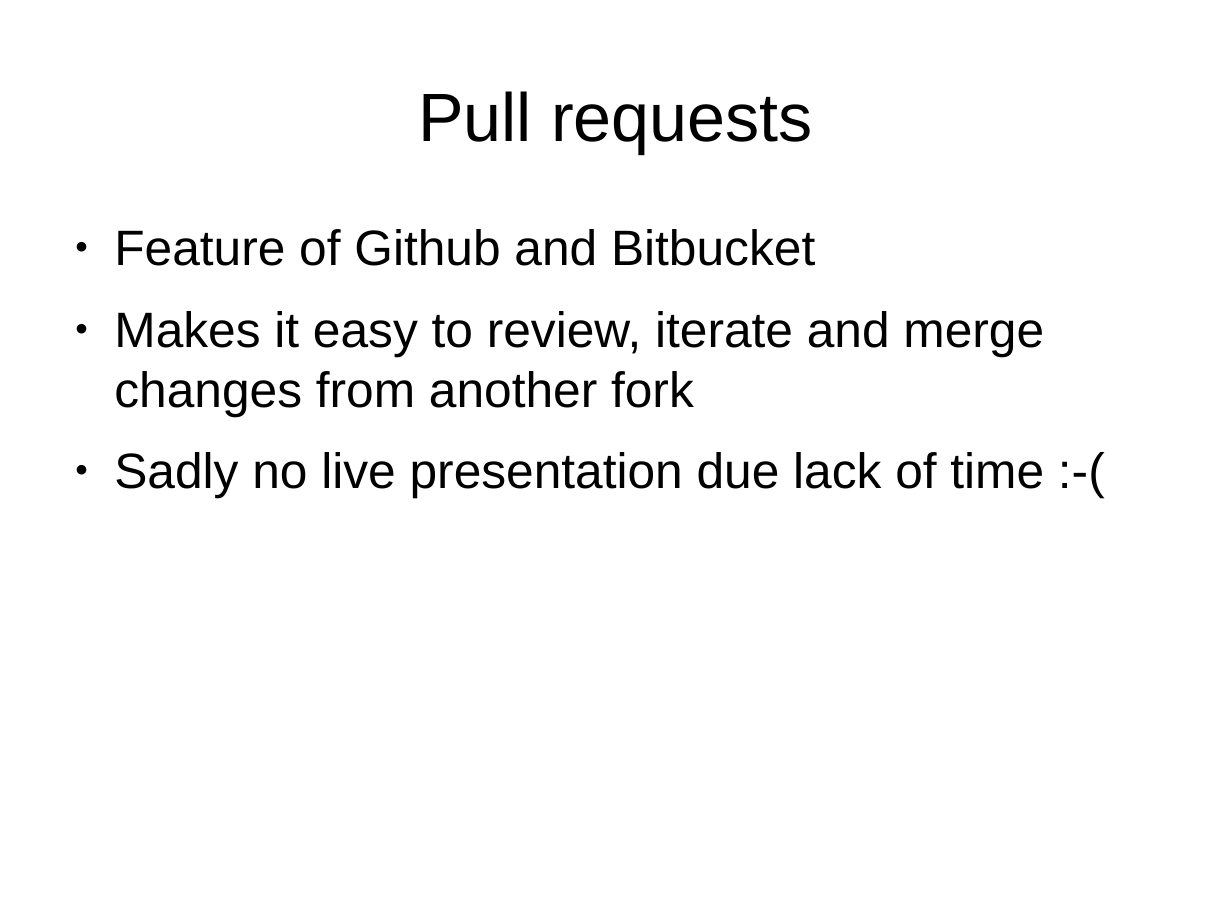
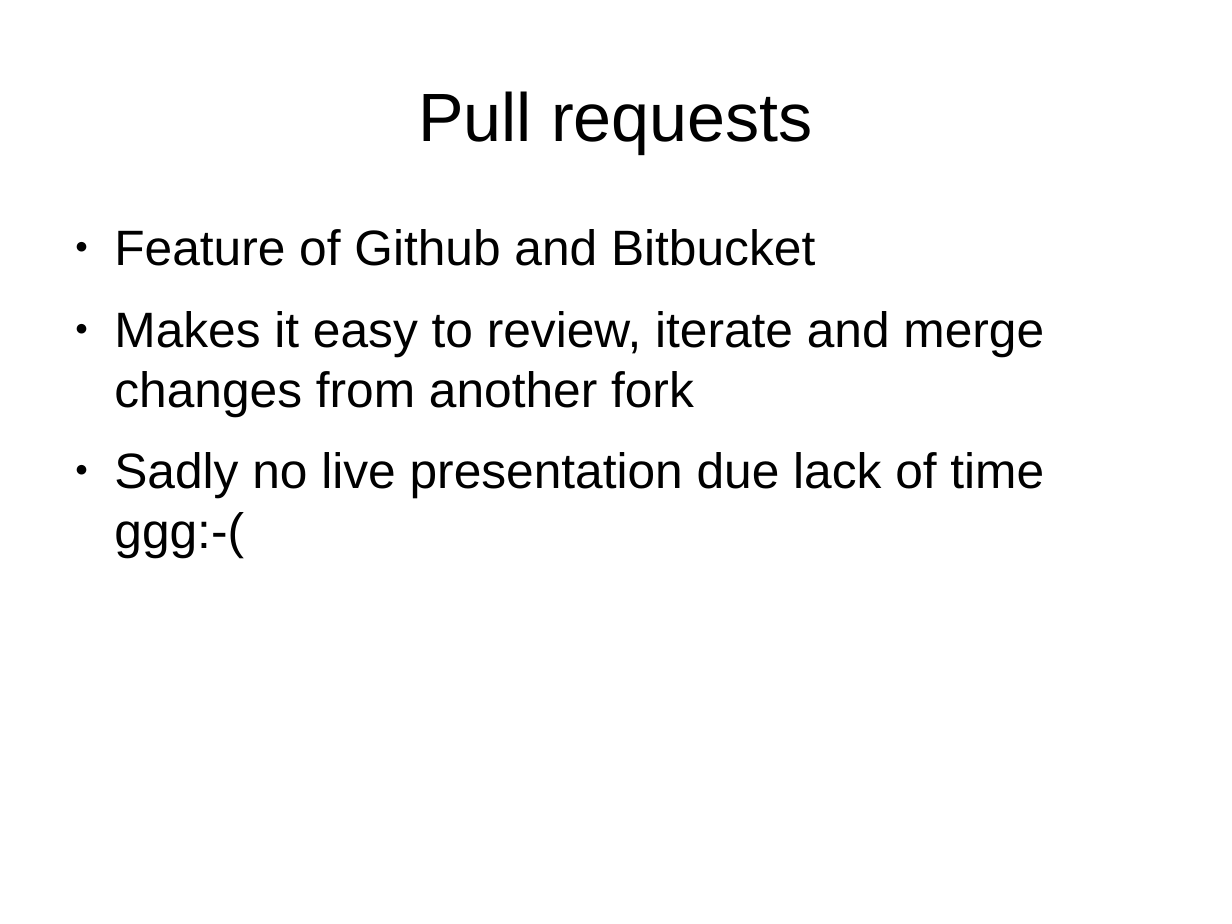
Before and after one commit to roskakori/talks, a slide deck: slide 53 of linuxtage/Open source projects with Python.odp. Drawn at 1232x924 pixels with LibreOffice and Linux fonts; fonts in the diff are those of the drawing. Boxes give left, top, right and bottom in pixels: in the first picture for what was removed or moved away, otherwise in the second. Text is boxed around its words. In the diff, an @@ line names an element or a change of style, - is before the commit and + after.

```diff
--- a/linuxtage/Open source projects with Python.odp
+++ b/linuxtage/Open source projects with Python.odp
@@ text at (114, 452, 1044, 557): text changed @@
-● Sadly no live presentation due lack of time :-(
+● Sadly no live presentation due lack of time ggg:-(
```
Also in this commit, not shown: 4 other slides changed.
